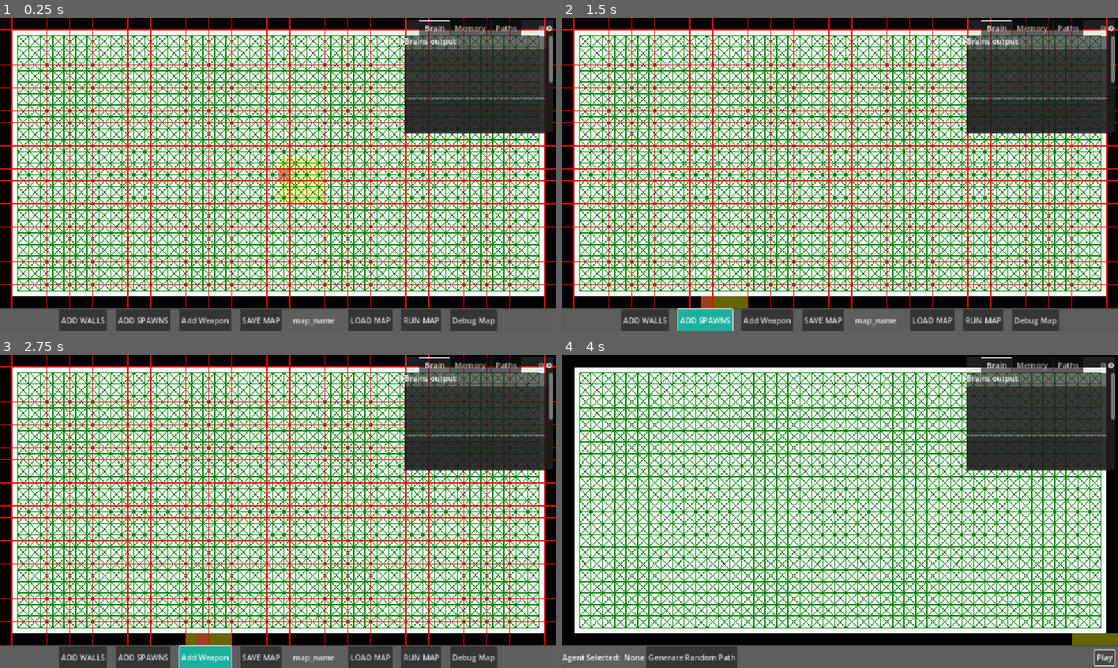
Above: before the commit, frames 1-4 (two rows, left to right).
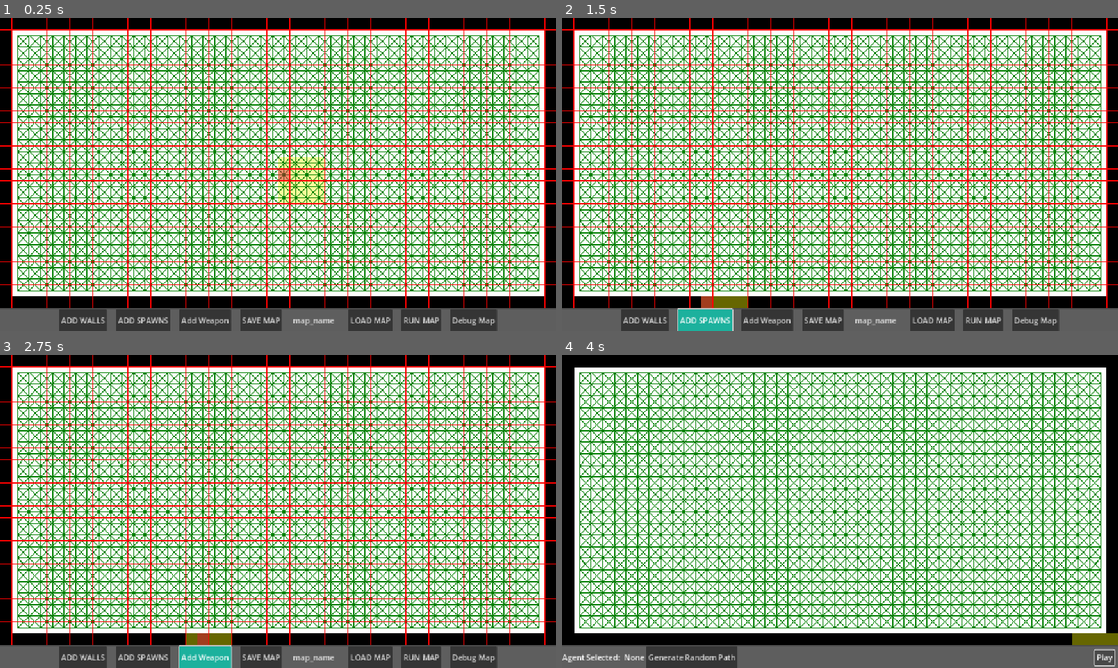
Above: after the commit, the same moments.

Repository: 702BH/GameAIProjects
Game: Godot game, scene res://ProgrammingGameAIByExample/Raven/raven_main_scene.tscn
The game is run twice, just before and just after one commit, with the same random seed, the same clock (stepped at 60 frames per second) and the same inputs. The project has no main scene, so this scene is started directly.
Inputs:
- Up to frame 1 (0.25 s): no input
- Up to frame 2 (1.5 s): click "ADD WALLS" at 0.5 s; click "ADD SPAWNS" at 1.25 s
- Up to frame 3 (2.75 s): click "Add Weapon" at 2 s
- Up to frame 4 (4 s): click "RUN MAP" at 2.75 s; click "Play" at 3.5 s

The runs differ from the first frame. In frame 1, 9.3% of the frame differs, in the area x 72-100%, y 0-37%; in frame 2, 9.3%; in frame 3, 9.3%; in frame 4, 9.2%.
Error before the commit: Trying to assign value of type 'ScrollContainer' to a variable of type 'tab_debug_node.gd'. (res://ProgrammingGameAIByExample/Raven/collapsable_debug.gd:8)

Commit message:
implemented extensable debugg messaging system. Implemented dummy debug agent

Diff:
--- /dev/null
+++ b/aiforgamesprojects/ProgrammingGameAIByExample/Raven/Agent/dummy_agent.gd
@@ -0,0 +1,21 @@
+class_name DummyAgent
+extends "res://ProgrammingGameAIByExample/Raven/raven_agent.gd"
+
+
+
+func _unhandled_input(event: InputEvent) -> void:
+	if event.is_action_pressed("place"):
+		if selected:
+			selected = false
+	if event.is_action_pressed("remove"):
+		selected = true
+
+
+
+func _physics_process(delta: float) -> void:
+	if selected:
+		position = get_global_mouse_position()
+
+
+func _process(delta: float) -> void:
+	queue_redraw()
--- /dev/null
+++ b/aiforgamesprojects/ProgrammingGameAIByExample/Raven/Agent/dummy_agent.tscn
@@ -0,0 +1,11 @@
+[gd_scene load_steps=3 format=3 uid="uid://ct4t063d2l8m1"]
+
+[ext_resource type="PackedScene" uid="uid://bw8n4rlrth5ch" path="res://ProgrammingGameAIByExample/Raven/raven_agent.tscn" id="1_2sgce"]
+[ext_resource type="Script" uid="uid://d3g8qhssinnkk" path="res://ProgrammingGameAIByExample/Raven/Agent/dummy_agent.gd" id="2_7kolo"]
+
+[node name="DummyAgent" instance=ExtResource("1_2sgce")]
+script = ExtResource("2_7kolo")
+max_speed = 5.0
+max_force = 1.0
+max_turn_rate = 1.0
+radius = 1.0
--- /dev/null
+++ b/aiforgamesprojects/ProgrammingGameAIByExample/Raven/Debug/brain_data.gd
@@ -0,0 +1,4 @@
+class_name BrainData
+extends "res://ProgrammingGameAIByExample/Raven/Debug/debug_data_base.gd"
+
+enum Steps {ARBITRATION}
--- /dev/null
+++ b/aiforgamesprojects/ProgrammingGameAIByExample/Raven/Debug/debug_data_base.gd
@@ -0,0 +1,30 @@
+class_name DebugData
+extends RefCounted
+
+
+enum Systems {BRAIN, STEERING}
+
+
+var agent: RavenAgent
+var system
+var step
+var messages : Array
+
+static func build() -> DebugData:
+	return DebugData.new()
+
+func set_agent(_agent:RavenAgent) -> DebugData:
+	agent = _agent
+	return self
+
+func set_system(sys :Systems) -> DebugData:
+	system = sys
+	return self
+
+func add_message(ms: String) ->DebugData:
+	messages.append(ms)
+	return self
+
+func set_step(s) -> DebugData:
+	step = s
+	return self
--- a/aiforgamesprojects/ProgrammingGameAIByExample/Raven/Goals/goal_think.gd
+++ b/aiforgamesprojects/ProgrammingGameAIByExample/Raven/Goals/goal_think.gd
@@ -3,6 +3,7 @@
 
 
 var evaluators : Array[GoalEvaluator] = []
+
 
 
 func _init(_agent: RavenAgent) -> void:
@@ -41,10 +42,12 @@
 
 	#print("most desirable: ", most_desirable.goal_type)
 	most_desirable.set_goal(owner_agent)
-	var debug_json = {
-		"message":"Hi"
-	}
-	RavenServiceBus.debug_event.emit(RavenServiceBus.System.BRAIN, debug_json)
+			#var data = PlayerStateData.build().set_shot_power(shot_power).set_shot_direction(shot_direction)
+
+	if owner_agent.debug_regulator.is_ready():
+		var data = BrainData.build().set_agent(owner_agent).set_system(DebugData.Systems.BRAIN).set_step(BrainData.Steps.ARBITRATION)
+		data.add_message("Most Desirable Goal: " + str( GoalEvaluator.GoalType.keys()[most_desirable.goal_type]))
+		RavenServiceBus.debug_event.emit(data)
 
 
 func not_present(_type: Type) -> bool:
--- a/aiforgamesprojects/ProgrammingGameAIByExample/Raven/Raven_Service_Bus.gd
+++ b/aiforgamesprojects/ProgrammingGameAIByExample/Raven/Raven_Service_Bus.gd
@@ -1,9 +1,5 @@
 class_name RavenEventBus
 extends Node
-
-enum System {BRAIN}
-
-
 
 var selected_node: RavenNode = null
 
@@ -18,9 +14,10 @@
 
 
 
-# Map signals
+
+# UI Requests
 signal game_start_requested()
-
+signal dummy_agent_requested()
 
 # agent selections
 signal agent_selected(agent: RavenAgent)
@@ -28,4 +25,4 @@
 
 
 # debugging system
-signal debug_event(system: System  ,json_dict: Dictionary)
+signal debug_event(data: DebugData)
--- a/aiforgamesprojects/ProgrammingGameAIByExample/Raven/Weapons/weapon_shotgun.gd
+++ b/aiforgamesprojects/ProgrammingGameAIByExample/Raven/Weapons/weapon_shotgun.gd
@@ -17,9 +17,9 @@
 func get_desirability(dis_to_target:float) -> float:
 	if num_rounds_left == 0:
 		last_desirability_score = 0
-		print("SHOTGUN NO AMMO")
+		#print("SHOTGUN NO AMMO")
 	else:
-		print("FUZZYING SHOTGUN")
+		#print("FUZZYING SHOTGUN")
 		fuzzy_module.fuzzify("DisToTarget", dis_to_target)
 		fuzzy_module.fuzzify("AmmoStatus", float(num_rounds_left))
 		last_desirability_score = fuzzy_module.defuzzify("Desirability", FuzzyModule.Defuzzify_Method.MAX_AV)
--- a/aiforgamesprojects/ProgrammingGameAIByExample/Raven/agent_container.gd
+++ b/aiforgamesprojects/ProgrammingGameAIByExample/Raven/agent_container.gd
@@ -5,6 +5,7 @@
 
 var selected_agent: RavenAgent
 
+var dummy_count := 0
 
 func _draw() -> void:
 	draw_circle(Vector2(228, 60), 2.0, "red")
@@ -15,6 +16,8 @@
 	var agent_found = false
 	for agent:RavenAgent in get_children():
 		agent.selected = false
+		if agent is DummyAgent:
+			continue
 		if pos.distance_squared_to(agent.position) <= agent.click_radius * agent.click_radius:
 			agent.selected = true
 			selected_agent = agent
--- a/aiforgamesprojects/ProgrammingGameAIByExample/Raven/brain_debug.gd
+++ b/aiforgamesprojects/ProgrammingGameAIByExample/Raven/brain_debug.gd
@@ -1,8 +1,21 @@
 extends "res://ProgrammingGameAIByExample/Raven/tab_debug_node.gd"
 
+var process_functions = {
+	BrainData.Steps.ARBITRATION : Callable(debug_arbitration)
+}
 
-func handle_debug_event(event: Dictionary) -> void:
-	var message = event.get("message")
-	if message:
-		print("BRAIN DEBUGGER")
-		print(message)
+@onready var output := $VBoxContainer/Arbitration/Output
+
+
+func handle_debug_event(data: DebugData) -> void:
+	var function = process_functions.get(data.step)
+	function.call(data)
+
+func debug_arbitration(data: DebugData) -> void:
+	for message in data.messages:
+		output.text += message + "\n"
+	output.scroll_vertical = output.get_line_count()
+
+
+func clear_debug() -> void:
+	output.text = ""
--- /dev/null
+++ b/aiforgamesprojects/ProgrammingGameAIByExample/Raven/bucket_drawing.gd
@@ -0,0 +1 @@
+extends Node2D
--- a/aiforgamesprojects/ProgrammingGameAIByExample/Raven/collapsable_debug.gd
+++ b/aiforgamesprojects/ProgrammingGameAIByExample/Raven/collapsable_debug.gd
@@ -12,16 +12,25 @@
 @onready var weapons : TabDebugNode = $PanelContainer/Panels/TabContainer/Weapons
 
 # key = service bus sytem Enum
-var systems_dict = {
-	RavenServiceBus.System.BRAIN : brain
-}
+var systems_dict : Dictionary
+
+var selected_agent: RavenAgent
 
 
 func _ready() -> void:
 	RavenServiceBus.debug_event.connect(on_debug_event.bind())
+	systems_dict = {
+		DebugData.Systems.BRAIN : brain
+	}
+
+func on_debug_event(data: DebugData) -> void:
+	if data != null:
+		if systems_dict.has(data.system):
+			var selected_system: TabDebugNode = systems_dict.get(data.system)
+			if data.agent == selected_agent:
+				selected_system.handle_debug_event(data)
 
 
-func on_debug_event(system: RavenServiceBus.System, event: Dictionary) -> void:
-	var selected_system: TabDebugNode = systems_dict.get(system)
-	if selected_system:
-		selected_system.handle_debug_event(event)
+func clear_systems() -> void:
+	for key in systems_dict:
+		systems_dict[key].clear_debug()
--- a/aiforgamesprojects/ProgrammingGameAIByExample/Raven/map_ui_editor.gd
+++ b/aiforgamesprojects/ProgrammingGameAIByExample/Raven/map_ui_editor.gd
@@ -27,6 +27,8 @@
 func _ready() -> void:
 	$Container/ButtonPanel/Buttons.visible = true
 	$Container/ButtonPanel/RunMapUI.visible = false
+	agent_debugger.visible = false
+	debug_buttons_container.visible = false
 	RavenServiceBus.weapon_popup.connect(_on_weapon_popup.bind())
 	RavenServiceBus.agent_selected.connect(on_agent_selected.bind())
 	RavenServiceBus.agent_delesected.connect(on_agent_deselected.bind())
@@ -124,8 +126,15 @@
 
 
 func update_debug_ui(selected: bool) -> void:
+	agent_debugger.clear_systems()
 	if selected:
+		agent_debugger.selected_agent = selected_agent
 		# set agent name
-		$Container/ButtonPanel/DebugMapUI/HBoxContainer/AgentUI/selectedName.text = str(selected_agent)
+		$Container/ButtonPanel/DebugMapUI/HBoxContainer/AgentUI/selectedName.text = str(selected_agent.agent_name)
 	else:
 		$Container/ButtonPanel/DebugMapUI/HBoxContainer/AgentUI/selectedName.text = "None"
+		agent_debugger.selected_agent = null
+
+
+func _on_add_dummy_pressed() -> void:
+	RavenServiceBus.dummy_agent_requested.emit()
--- a/aiforgamesprojects/ProgrammingGameAIByExample/Raven/map_ui_editor.tscn
+++ b/aiforgamesprojects/ProgrammingGameAIByExample/Raven/map_ui_editor.tscn
@@ -1,10 +1,15 @@
-[gd_scene load_steps=9 format=3 uid="uid://c5uea86dlcivm"]
+[gd_scene load_steps=14 format=3 uid="uid://c5uea86dlcivm"]
 
 [ext_resource type="Script" uid="uid://cmclv6r6mrl5b" path="res://ProgrammingGameAIByExample/Raven/map_ui_editor.gd" id="1_ad81b"]
 [ext_resource type="StyleBox" uid="uid://b8a81fdlk5ted" path="res://ProgrammingGameAIByExample/Raven/button_pressed.tres" id="3_birsf"]
 [ext_resource type="Script" uid="uid://0l0g5jd1106f" path="res://ProgrammingGameAIByExample/Raven/collapsable_debug.gd" id="4_4vp7i"]
 [ext_resource type="ButtonGroup" uid="uid://ve11tdfr0n4y" path="res://ProgrammingGameAIByExample/Raven/raven_map_buttons.tres" id="4_62kta"]
 [ext_resource type="Script" uid="uid://cq0e5qmniwqku" path="res://ProgrammingGameAIByExample/Raven/brain_debug.gd" id="5_4vp7i"]
+[ext_resource type="Script" uid="uid://22bijlkl0fsf" path="res://ProgrammingGameAIByExample/Raven/memory_debug.gd" id="6_72r2y"]
+[ext_resource type="Script" uid="uid://ccfoo3kxd1c8x" path="res://ProgrammingGameAIByExample/Raven/paths_debug.gd" id="7_f7lml"]
+[ext_resource type="Script" uid="uid://cww7upfvyeedd" path="res://ProgrammingGameAIByExample/Raven/steering_debug.gd" id="8_xka71"]
+[ext_resource type="Script" uid="uid://cshd82ydb2vec" path="res://ProgrammingGameAIByExample/Raven/targeting_debug.gd" id="9_rytgg"]
+[ext_resource type="Script" uid="uid://cpo3h6d7vb6h4" path="res://ProgrammingGameAIByExample/Raven/weapons_debug.gd" id="10_2eej5"]
 
 [sub_resource type="StyleBoxFlat" id="StyleBoxFlat_itxlc"]
 bg_color = Color(0.6, 0.6, 0.6, 0.231373)
@@ -132,7 +137,6 @@
 theme_override_constants/margin_right = 4
 
 [node name="DebugMapUI" type="HBoxContainer" parent="Container/ButtonPanel"]
-visible = false
 layout_mode = 2
 alignment = 1
 
@@ -153,6 +157,12 @@
 
 [node name="PlayControls" type="HBoxContainer" parent="Container/ButtonPanel/DebugMapUI"]
 layout_mode = 2
+
+[node name="AddDummy" type="Button" parent="Container/ButtonPanel/DebugMapUI/PlayControls"]
+layout_mode = 2
+size_flags_horizontal = 3
+size_flags_vertical = 4
+text = "Add Dummy"
 
 [node name="Play" type="Button" parent="Container/ButtonPanel/DebugMapUI/PlayControls"]
 layout_mode = 2
@@ -292,11 +302,14 @@
 [node name="VBoxContainer" type="VBoxContainer" parent="CollapsableDebug/PanelContainer/Panels/TabContainer/Brain"]
 layout_mode = 2
 
-[node name="Label" type="Label" parent="CollapsableDebug/PanelContainer/Panels/TabContainer/Brain/VBoxContainer"]
-layout_mode = 2
-text = "Brains output"
-
-[node name="CodeEdit" type="CodeEdit" parent="CollapsableDebug/PanelContainer/Panels/TabContainer/Brain/VBoxContainer"]
+[node name="Arbitration" type="VBoxContainer" parent="CollapsableDebug/PanelContainer/Panels/TabContainer/Brain/VBoxContainer"]
+layout_mode = 2
+
+[node name="Label" type="Label" parent="CollapsableDebug/PanelContainer/Panels/TabContainer/Brain/VBoxContainer/Arbitration"]
+layout_mode = 2
+text = "Arbitration"
+
+[node name="Output" type="CodeEdit" parent="CollapsableDebug/PanelContainer/Panels/TabContainer/Brain/VBoxContainer/Arbitration"]
 custom_minimum_size = Vector2(300, 100)
 layout_mode = 2
 
@@ -318,26 +331,31 @@
 [node name="Memory" type="ScrollContainer" parent="CollapsableDebug/PanelContainer/Panels/TabContainer"]
 visible = false
 layout_mode = 2
+script = ExtResource("6_72r2y")
 metadata/_tab_index = 1
 
 [node name="Paths" type="ScrollContainer" parent="CollapsableDebug/PanelContainer/Panels/TabContainer"]
 visible = false
 layout_mode = 2
+script = ExtResource("7_f7lml")
 metadata/_tab_index = 2
 
 [node name="Steering" type="ScrollContainer" parent="CollapsableDebug/PanelContainer/Panels/TabContainer"]
 visible = false
 layout_mode = 2
+script = ExtResource("8_xka71")
 metadata/_tab_index = 3
 
 [node name="Targeting" type="ScrollContainer" parent="CollapsableDebug/PanelContainer/Panels/TabContainer"]
 visible = false
 layout_mode = 2
+script = ExtResource("9_rytgg")
 metadata/_tab_index = 4
 
 [node name="Weapons" type="ScrollContainer" parent="CollapsableDebug/PanelContainer/Panels/TabContainer"]
 visible = false
 layout_mode = 2
+script = ExtResource("10_2eej5")
 metadata/_tab_index = 5
 
 [connection signal="mouse_entered" from="Container/GridContainer" to="Container/GridContainer" method="_on_mouse_entered"]
@@ -350,6 +368,7 @@
 [connection signal="pressed" from="Container/ButtonPanel/Buttons/RunMap" to="." method="_on_run_map_pressed"]
 [connection signal="pressed" from="Container/ButtonPanel/Buttons/Debug" to="." method="_on_debug_pressed"]
 [connection signal="pressed" from="Container/ButtonPanel/RunMapUI/HBoxContainer/AgentUI/RandomPath" to="." method="_on_random_path_pressed"]
+[connection signal="pressed" from="Container/ButtonPanel/DebugMapUI/PlayControls/AddDummy" to="." method="_on_add_dummy_pressed"]
 [connection signal="pressed" from="Container/ButtonPanel/DebugMapUI/PlayControls/Play" to="." method="_on_play_pressed"]
 [connection signal="file_selected" from="LoadMapDialog" to="." method="_on_load_map_dialog_file_selected"]
 [connection signal="pressed" from="WeaponTypeSelector/VBoxContainer/VBoxContainer2/HBoxContainer2/HBoxContainer/WeaponCancel" to="." method="_on_weapon_cancel_pressed"]
--- /dev/null
+++ b/aiforgamesprojects/ProgrammingGameAIByExample/Raven/memory_debug.gd
@@ -0,0 +1 @@
+extends "res://ProgrammingGameAIByExample/Raven/tab_debug_node.gd"
--- /dev/null
+++ b/aiforgamesprojects/ProgrammingGameAIByExample/Raven/paths_debug.gd
@@ -0,0 +1 @@
+extends "res://ProgrammingGameAIByExample/Raven/tab_debug_node.gd"
--- a/aiforgamesprojects/ProgrammingGameAIByExample/Raven/raven_agent.gd
+++ b/aiforgamesprojects/ProgrammingGameAIByExample/Raven/raven_agent.gd
@@ -6,6 +6,10 @@
 @onready var vision :Area2D= $agent_vision
 @onready var vision_shape := $agent_vision/vision_collision
 
+
+# for debug purposes
+var names = ["Jarvan", "Lulu", "Malphite", "Ryze"]
+var agent_name
 
 var sensory_memory := RavenSensoryMemory.new(self)
 var path_planner := RavenPathPlanner.new(self)
@@ -20,6 +24,7 @@
 var goal_arbitration_regulator = Regulator.new(4.0)
 var target_selection_regulator = Regulator.new(2.0)
 var vision_update_regulator = Regulator.new(4.0)
+var debug_regulator = Regulator.new(1.0)
 
 var click_radius := 15.0
 var selected := false
@@ -61,6 +66,9 @@
 var health := 100.0
 var max_health := 100.0
 
+
+func _init() -> void:
+	agent_name = names[randi_range(0, names.size() - 1)]
 
 
 func _ready() -> void:
--- a/aiforgamesprojects/ProgrammingGameAIByExample/Raven/raven_main_scene.gd
+++ b/aiforgamesprojects/ProgrammingGameAIByExample/Raven/raven_main_scene.gd
@@ -7,6 +7,7 @@
 @onready var ui := $CanvasLayer/UI
 @onready var grid_container := $CanvasLayer/UI/Container/GridContainer
 @onready var agent_prefab := preload("res://ProgrammingGameAIByExample/Raven/raven_agent.tscn")
+@onready var dummy_prefab := preload("res://ProgrammingGameAIByExample/Raven/Agent/dummy_agent.tscn")
 @onready var agents_container := $AgentContainer
 @onready var map_drawing := $MapDrawing
 @onready var projectile_container := $ProjectileContainer
@@ -28,6 +29,15 @@
 	agents_container.connect("agent_deselected", ui.on_agent_deselected)
 	RavenServiceBus.fire_projectile.connect(_on_projectile_fired.bind())
 	RavenServiceBus.game_start_requested.connect(_on_map_start_requested.bind())
+	RavenServiceBus.dummy_agent_requested.connect(_on_dummy_agent_requested.bind())
+
+
+func _on_dummy_agent_requested() -> void:
+	if agents_container.dummy_count < 1:
+		agents_container.dummy_count += 1
+		var agent: DummyAgent = dummy_prefab.instantiate()
+		spawn_agent(agent)
+
 
 func _on_map_start_requested() -> void:
 	print("MAP START REQUESTED")
@@ -71,6 +81,14 @@
 
 	#print(World.cell_buckets_agents)
 
+func spawn_agent(_agent: RavenAgent) -> void:
+	if _agent is DummyAgent:
+		agents_container.add_child(_agent)
+		World.place_agent(_agent, World.position_to_grid(_agent.position))
+		_agent.queue_redraw()
+		_agent.selected = true
+
+
 func _on_ui_start_map_request() -> void:
 	spawn_agents()
 
--- /dev/null
+++ b/aiforgamesprojects/ProgrammingGameAIByExample/Raven/steering_debug.gd
@@ -0,0 +1 @@
+extends "res://ProgrammingGameAIByExample/Raven/tab_debug_node.gd"
--- a/aiforgamesprojects/ProgrammingGameAIByExample/Raven/tab_debug_node.gd
+++ b/aiforgamesprojects/ProgrammingGameAIByExample/Raven/tab_debug_node.gd
@@ -2,5 +2,8 @@
 extends ScrollContainer
 
 
-func handle_debug_event(event: Dictionary) -> void:
+func handle_debug_event(data: DebugData) -> void:
 	pass
+
+func clear_debug() -> void:
+	pass
--- /dev/null
+++ b/aiforgamesprojects/ProgrammingGameAIByExample/Raven/targeting_debug.gd
@@ -0,0 +1 @@
+extends "res://ProgrammingGameAIByExample/Raven/tab_debug_node.gd"
--- /dev/null
+++ b/aiforgamesprojects/ProgrammingGameAIByExample/Raven/weapons_debug.gd
@@ -0,0 +1 @@
+extends "res://ProgrammingGameAIByExample/Raven/tab_debug_node.gd"
Not shown, added: aiforgamesprojects/ProgrammingGameAIByExample/Raven/Agent/dummy_agent.gd.uid
Not shown, added: aiforgamesprojects/ProgrammingGameAIByExample/Raven/Debug/brain_data.gd.uid
Not shown, added: aiforgamesprojects/ProgrammingGameAIByExample/Raven/Debug/debug_data_base.gd.uid
Not shown, added: aiforgamesprojects/ProgrammingGameAIByExample/Raven/bucket_drawing.gd.uid
Not shown, added: aiforgamesprojects/ProgrammingGameAIByExample/Raven/memory_debug.gd.uid
Not shown, added: aiforgamesprojects/ProgrammingGameAIByExample/Raven/paths_debug.gd.uid
Not shown, added: aiforgamesprojects/ProgrammingGameAIByExample/Raven/steering_debug.gd.uid
Not shown, added: aiforgamesprojects/ProgrammingGameAIByExample/Raven/targeting_debug.gd.uid
Not shown, added: aiforgamesprojects/ProgrammingGameAIByExample/Raven/weapons_debug.gd.uid
